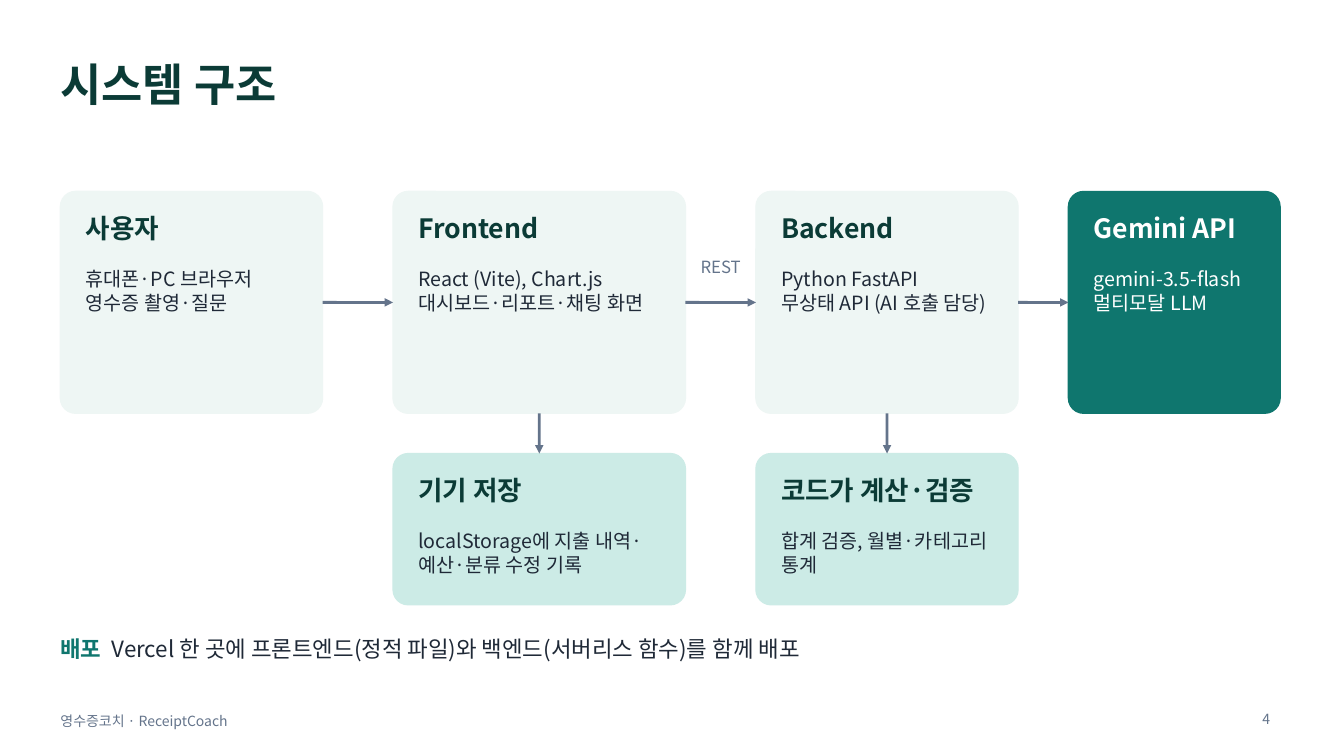
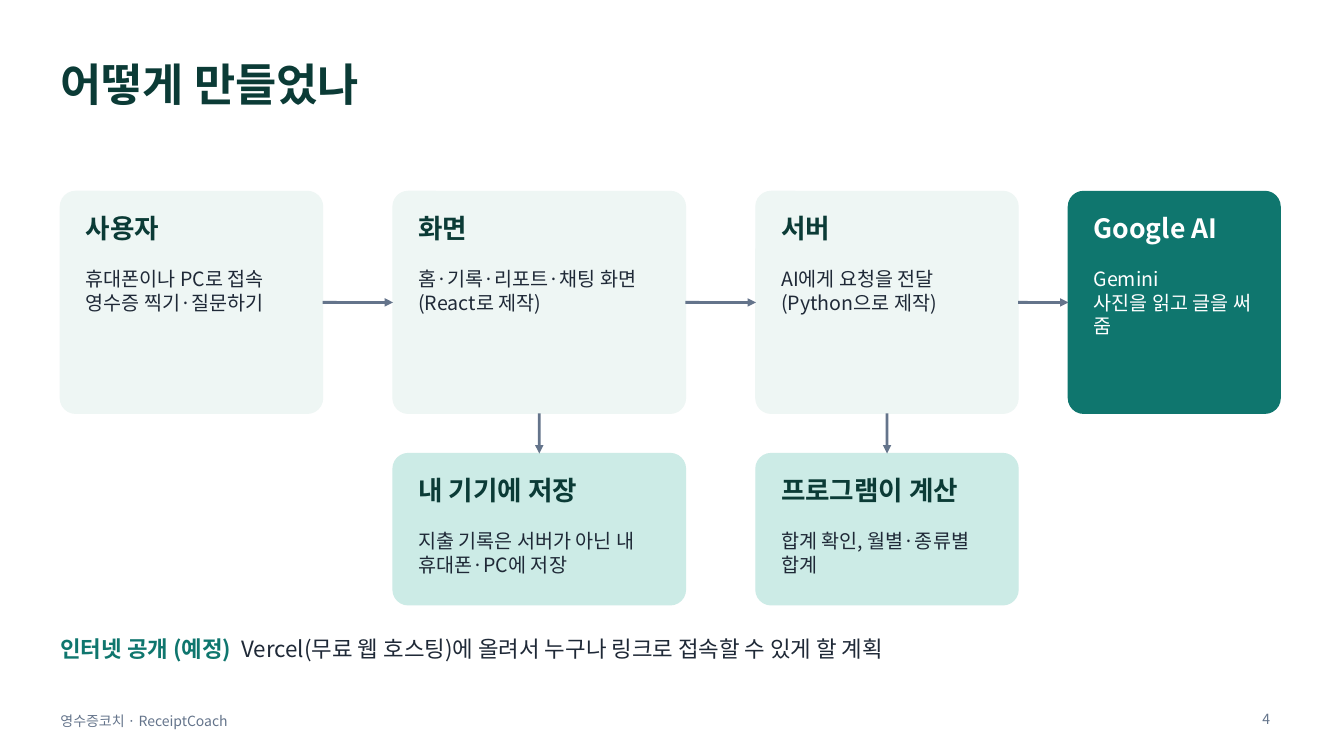
Before and after one commit to obtiel2627/receipt-coach, a slide deck: slide 4 of docs/영수증코치_최종발표.pptx. Drawn at 1344x756 pixels with LibreOffice and Linux fonts; fonts in the diff are those of the drawing. Boxes give left, top, right and bottom in pixels: in the first picture for what was removed or moved away, otherwise in the second. Text is boxed around its words. In the diff, an @@ line names an element or a change of style, - is before the commit and + after.

```diff
--- a/docs/영수증코치_최종발표.pptx
+++ b/docs/영수증코치_최종발표.pptx
@@ title at <box>60,63,359,105</box>: text changed @@
-시스템 구조
+어떻게 만들었나
@@ text at <box>418,215,467,241</box>: text changed @@
-Frontend
+화면
@@ text at <box>781,215,830,241</box>: text changed @@
-Backend
+서버
@@ text at <box>1094,216,1218,245</box>: text changed @@
-Gemini API
+Google AI
@@ text at <box>86,269,264,312</box>: text changed @@
-휴대폰·PC 브라우저
-영수증 촬영·질문
+휴대폰이나 PC로 접속
+영수증 찍기·질문하기
@@ text at <box>418,269,636,314</box>: text changed @@
-React (Vite), Chart.js
-대시보드·리포트·채팅 화면
+홈·기록·리포트·채팅 화면
+(React로 제작)
@@ text removed at <box>701,260,741,273</box> @@
-REST
@@ text at <box>781,269,937,315</box>: text changed @@
-Python FastAPI
-무상태 API (AI 호출 담당)
+AI에게 요청을 전달
+(Python으로 제작)
@@ text at <box>1094,271,1251,335</box>: text changed @@
-gemini-3.5-flash
-멀티모달 LLM
+Gemini
+사진을 읽고 글을 써 줌
@@ text at <box>418,477,577,503</box>: text changed @@
-기기 저장
+내 기기에 저장
@@ text at <box>781,477,958,503</box>: text changed @@
-코드가 계산·검증
+프로그램이 계산
@@ text at <box>418,531,634,574</box>: text changed @@
-localStorage에 지출 내역·예산·분류 수정 기록
+지출 기록은 서버가 아닌 내 휴대폰·PC에 저장
@@ text at <box>781,531,969,574</box>: text changed @@
-합계 검증, 월별·카테고리 통계
+합계 확인, 월별·종류별 합계
@@ text at <box>60,638,883,662</box>: text changed @@
-배포 Vercel 한 곳에 프론트엔드(정적 파일)와 백엔드(서버리스 함수)를 함께 배포
+인터넷 공개 (예정) Vercel(무료 웹 호스팅)에 올려서 누구나 링크로 접속할 수 있게 할 계획
```
Also in this commit, not shown: 6 other slides changed, 1 slide added, 1 other file.
